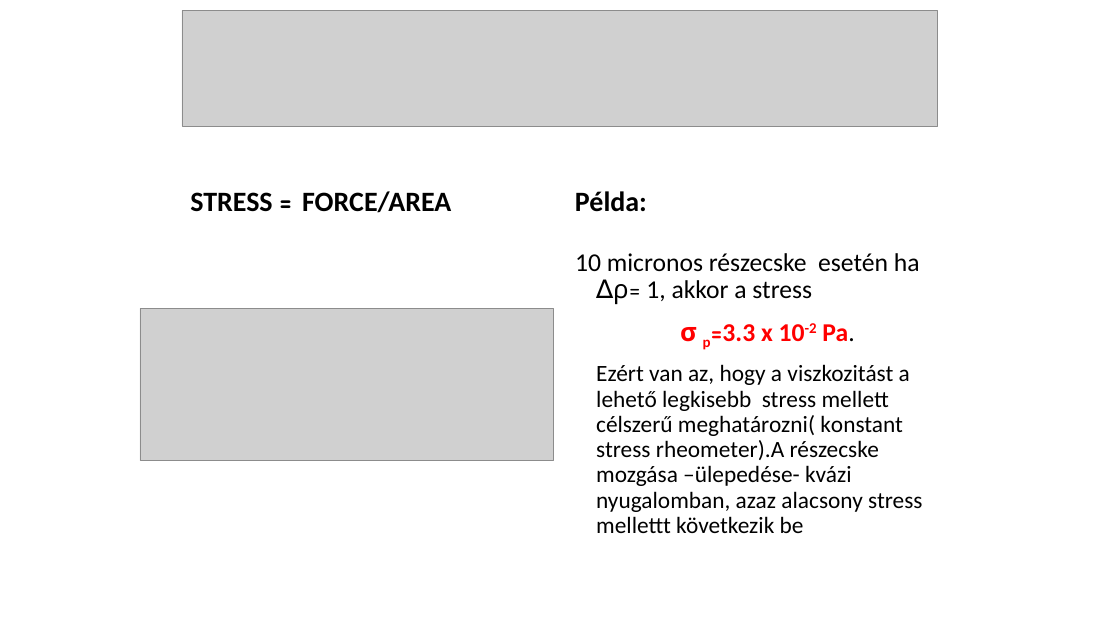
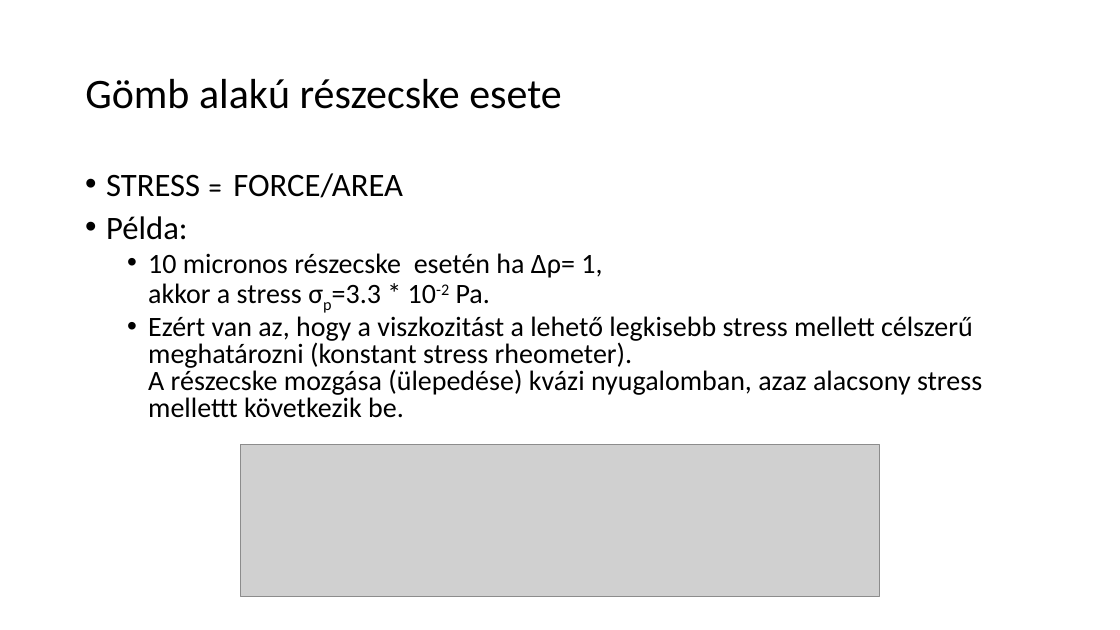
Before and after one commit to LilianaBohus/chemistry-presenations, a slide deck: slide 16 of oil-based-suspensions.ppt (slide 17 before the commit). Drawn at 1120x630 pixels with LibreOffice and Linux fonts; fonts in the diff are those of the drawing; grey boxes stand for pictures. Boxes give left, top, right and bottom in pixels: in the first picture for what was removed or moved away, otherwise in the second. Text is boxed around its words. In the diff, an @@ line names an element or a change of style, - is before the commit and + after.

```diff
--- a/oil-based-suspensions.ppt
+++ b/oil-based-suspensions.ppt
@@ title added at bbox=[85, 79, 561, 109], 36 pt, text #000000 @@
+Gömb alakú részecske esete
@@ text at bbox=[106, 173, 982, 418]: text changed; size 20 to 24 pt @@
-10 micronos részecske esetén ha ∆ρ= 1, akkor a stress
-σ p=3.3 x 10-2 Pa.
-Ezért van az, hogy a viszkozitást a lehető legkisebb stress mellett célszerű meghatározni( konstant stress rheometer).A részecske mozgása –ülepedése- kvázi nyugalomban, azaz alacsony stress mellettt következik be
+• STRESS = FORCE/AREA
+• Példa:
+  • 10 micronos részecske esetén ha ∆ρ= 1,
+    akkor a stress σp=3.3 * 10-2 Pa.
+  • Ezért van az, hogy a viszkozitást a lehető legkisebb stress mellett célszerű meghatározni (konstant stress rheometer).
+    A részecske mozgása (ülepedése) kvázi nyugalomban, azaz alacsony stress mellettt következik be.
@@ text removed at bbox=[190, 191, 451, 213] @@
-STRESS = FORCE/AREA
@@ text removed at bbox=[575, 191, 647, 212] @@
-Példa:
@@ picture removed at bbox=[140, 308, 553, 460] @@
@@ picture: place and size @@
-picture at bbox=[182, 11, 938, 126]
+picture at bbox=[241, 444, 879, 596]
```
Also in this commit, not shown: 9 other slides changed, 3 slides added, 3 slides removed.
